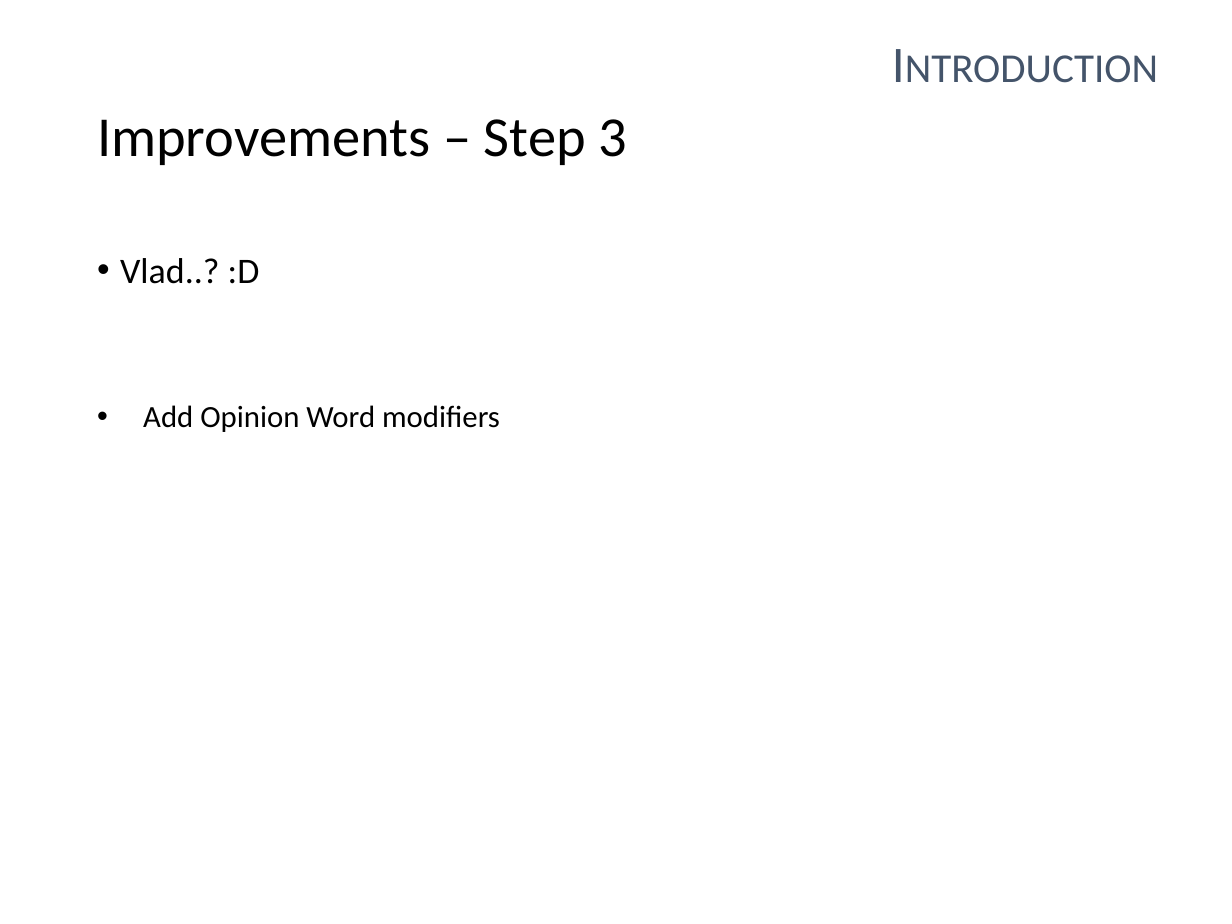
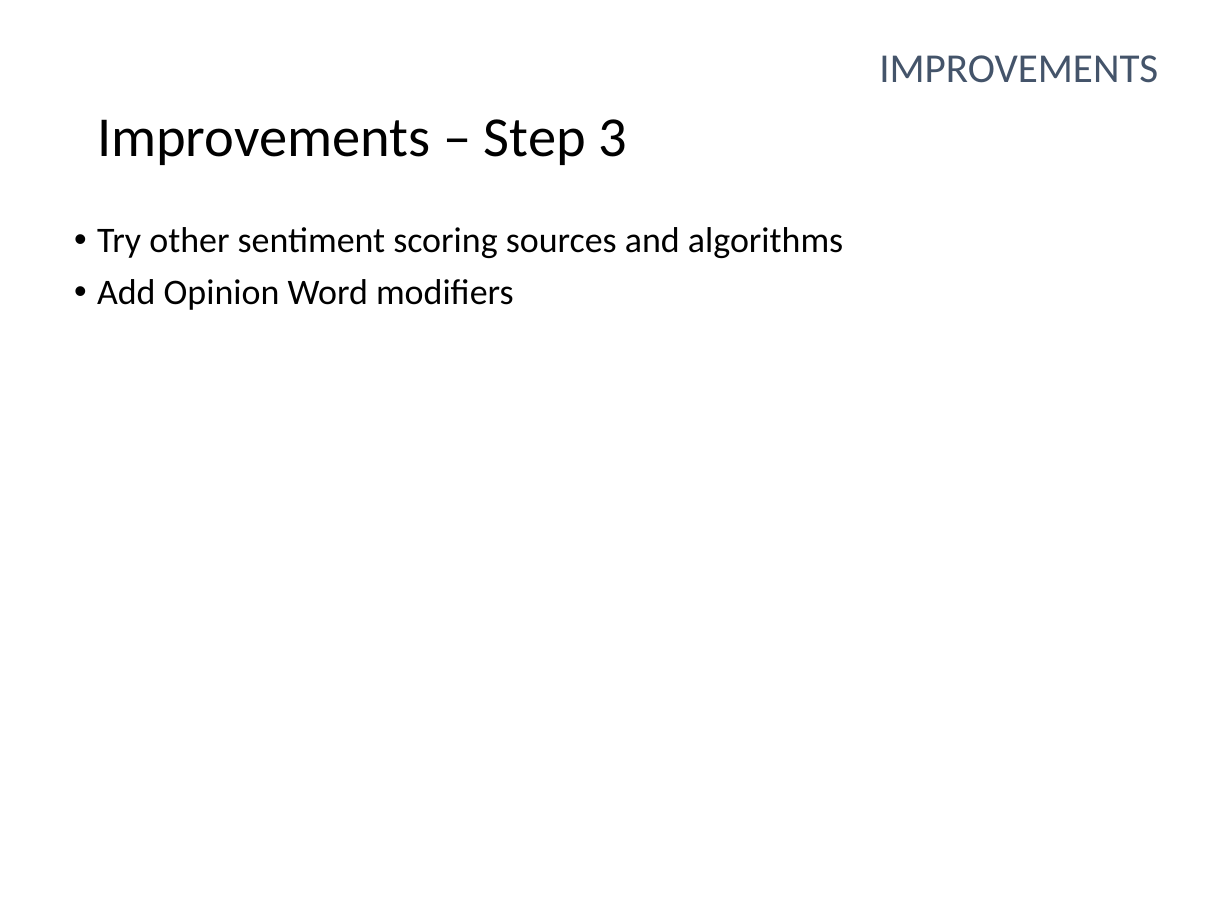
Before and after one commit to dariussuciu/unsupervised-sentiment-analysis, a slide deck: slide 26 of PEM_Presentation.pptx. Drawn at 1232x924 pixels with LibreOffice and Linux fonts; fonts in the diff are those of the drawing. Boxes give left, top, right and bottom in pixels: in the first picture for what was removed or moved away, otherwise in the second. Text is boxed around its words. In the diff, an @@ line names an element or a change of style, - is before the commit and + after.

```diff
--- a/PEM_Presentation.pptx
+++ b/PEM_Presentation.pptx
@@ text at bbox=[879, 55, 1158, 83]: text changed @@
-Introduction
+improvements
@@ text "Try other sentiment scoring sources ...": place and size @@
-text "Try other sentiment scoring sources ..." at bbox=[120, 258, 500, 432]
+text "Try other sentiment scoring sources ..." at bbox=[97, 227, 843, 310]
@@ text at bbox=[97, 227, 843, 258]: text changed @@
-• Vlad..? :D
+• Try other sentiment scoring sources and algorithms
@@ text at bbox=[97, 279, 514, 310]: size 18 to 21 pt in "Add Opinion Word modifiers"; list level 2 to 1 in "Add Opinion Word modifiers" @@
```
Also in this commit, not shown: 19 other slides changed, 4 slides added, 4 slides removed.
